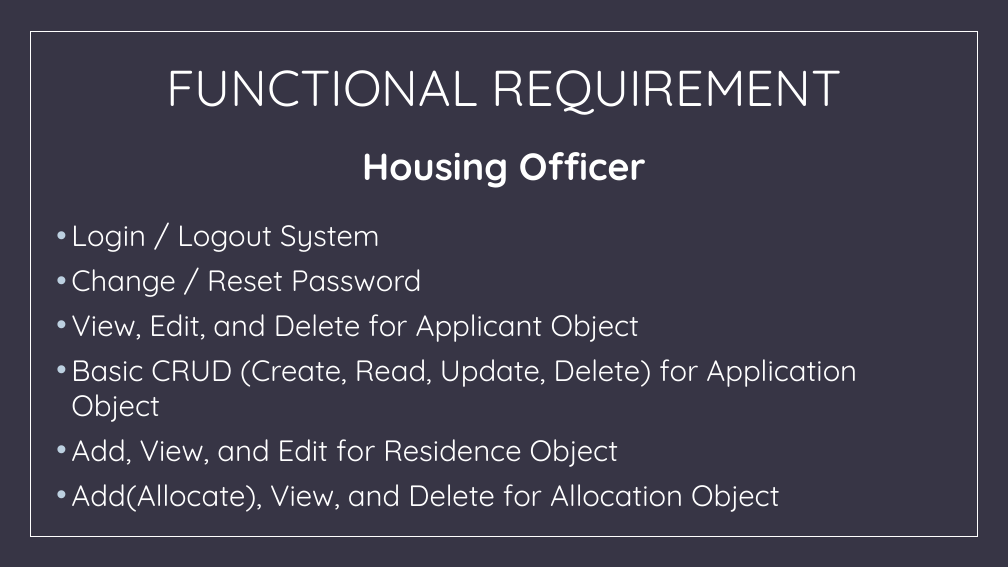
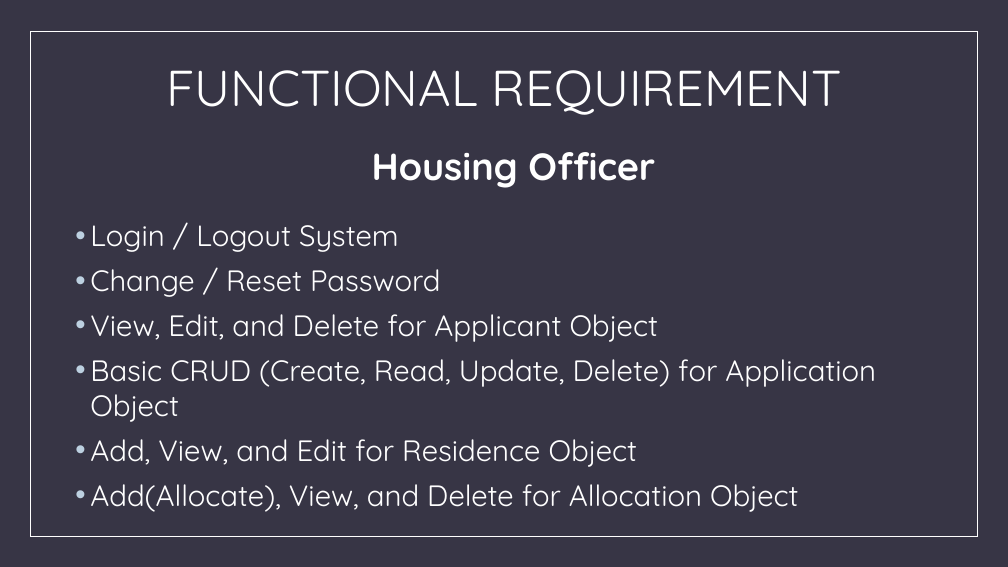
Before and after one commit to aldobagus725/Web-Based-Information-System-for-Micro-Housing-System-in-Kuala-Lumpur, a slide deck: slide 2 of ASS 3 Document/ASS3_BIT302_E1700882_E1700873_PowerPoint.pptx. Drawn at 1008x567 pixels with LibreOffice and Linux fonts; fonts in the diff are those of the drawing. Boxes give left, top, right and bottom in pixels: in the first picture for what was removed or moved away, otherwise in the second. Text is boxed around its words. In the diff, an @@ line names an element or a change of style, - is before the commit and + after.

```diff
--- a/ASS 3 Document/ASS3_BIT302_E1700882_E1700873_PowerPoint.pptx
+++ b/ASS 3 Document/ASS3_BIT302_E1700882_E1700873_PowerPoint.pptx
@@ text "Housing Officer": place and size @@
-text "Housing Officer" at <box>71,152,857,512</box>
+text "Housing Officer" at <box>90,152,876,512</box>
```
Also in this commit, not shown: 1 other slide changed, 24 other files.
